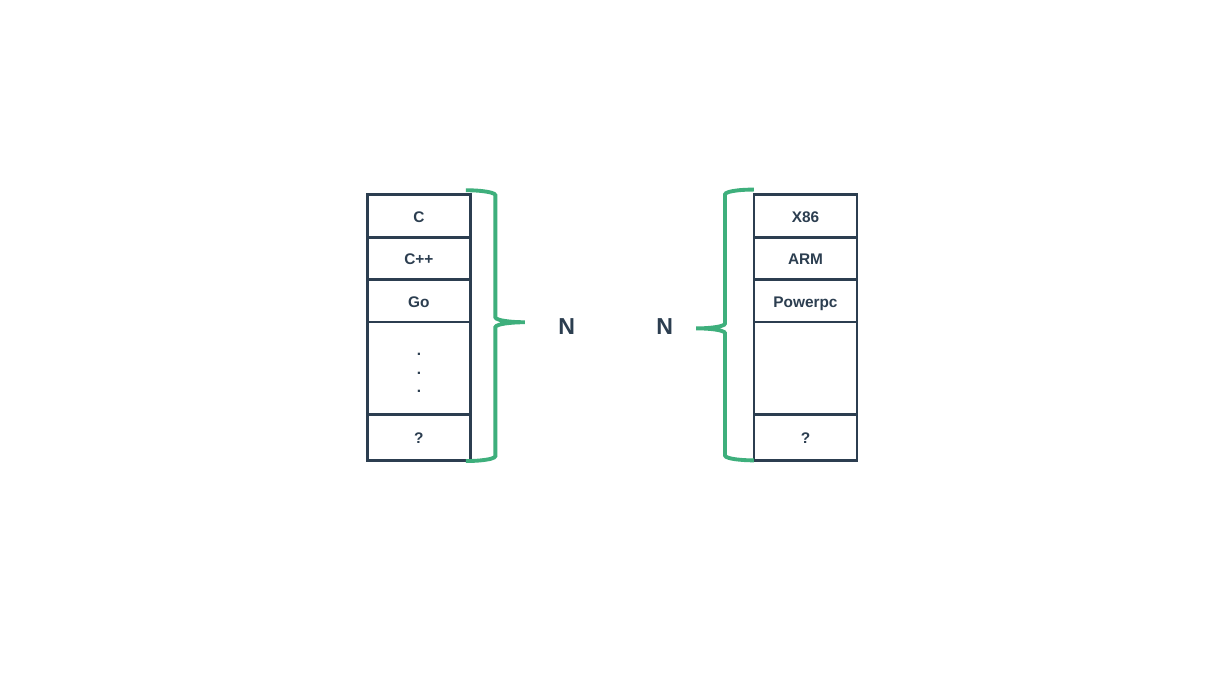
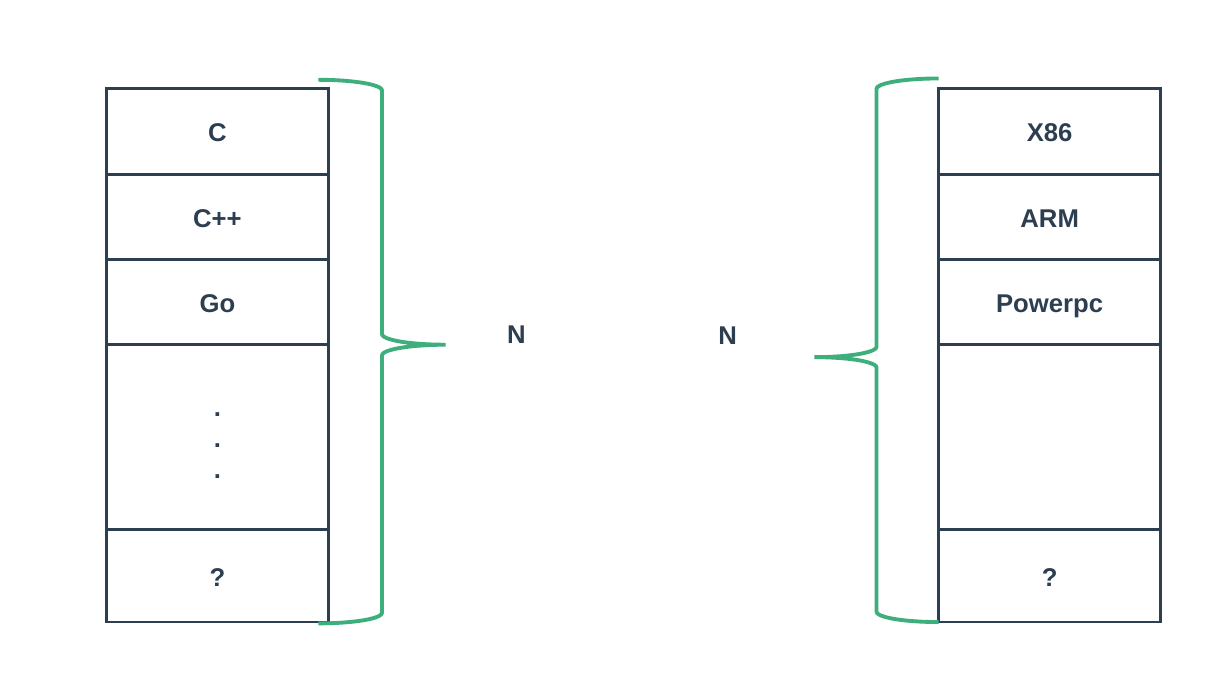
Before and after one commit to zaiqiang-dong/zaiqiang, a slide deck: slide 4 of docs/tools/builder/common/front-backend/front-backend.pptx. Drawn at 1232x693 pixels with LibreOffice and Linux fonts; fonts in the diff are those of the drawing. Boxes give left, top, right and bottom in pixels: in the first picture for what was removed or moved away, otherwise in the second. Text is boxed around its words. In the diff, an @@ line names an element or a change of style, - is before the commit and + after.

```diff
--- a/docs/tools/builder/common/front-backend/front-backend.pptx
+++ b/docs/tools/builder/common/front-backend/front-backend.pptx
@@ rectangle "C": place and size @@
-rectangle "C" at box(368, 194, 471, 237)
+rectangle "C" at box(106, 89, 328, 175)
@@ left brace: place and size @@
-left brace at box(466, 190, 525, 461)
+left brace at box(319, 79, 446, 623)
@@ left brace: place and size @@
-left brace at box(696, 189, 753, 460)
+left brace at box(814, 79, 939, 622)
@@ rectangle "X86": place and size @@
-rectangle "X86" at box(754, 194, 858, 237)
+rectangle "X86" at box(939, 89, 1161, 175)
@@ rectangle "C++": place and size @@
-rectangle "C++" at box(368, 238, 471, 280)
+rectangle "C++" at box(106, 175, 328, 260)
@@ rectangle "ARM": place and size @@
-rectangle "ARM" at box(754, 238, 858, 280)
+rectangle "ARM" at box(939, 175, 1161, 260)
@@ rectangle "Go": place and size @@
-rectangle "Go" at box(368, 280, 471, 323)
+rectangle "Go" at box(106, 260, 328, 345)
@@ rectangle "Powerpc": place and size @@
-rectangle "Powerpc" at box(754, 280, 858, 323)
+rectangle "Powerpc" at box(939, 260, 1161, 345)
@@ text "N": place and size @@
-text "N" at box(558, 318, 575, 334)
+text "N" at box(507, 325, 526, 343)
@@ text "N" at box(507, 325, 526, 343): size 18 to 20 pt @@
@@ text "N" at box(718, 326, 737, 344): size 18 to 20 pt @@
@@ text "N": place and size @@
-text "N" at box(656, 318, 673, 334)
+text "N" at box(718, 326, 737, 344)
@@ rectangle ".": place and size @@
-rectangle "." at box(368, 322, 471, 414)
+rectangle "." at box(106, 345, 328, 531)
@@ rectangle: place and size @@
-rectangle at box(754, 322, 858, 414)
+rectangle at box(939, 345, 1161, 531)
@@ rectangle "?": place and size @@
-rectangle "?" at box(368, 415, 471, 461)
+rectangle "?" at box(106, 530, 328, 622)
@@ size 12 to 20 pt in 9 elements at box(106, 260, 328, 345), box(939, 260, 1161, 345), box(106, 175, 328, 260), box(106, 89, 328, 175), box(939, 89, 1161, 175), box(939, 175, 1161, 260), box(106, 345, 328, 531), box(106, 530, 328, 622), box(939, 530, 1161, 622) @@
@@ rectangle "?": place and size @@
-rectangle "?" at box(754, 415, 858, 461)
+rectangle "?" at box(939, 530, 1161, 622)
```
Also in this commit, not shown: 2 other slides changed, 3 other files.
